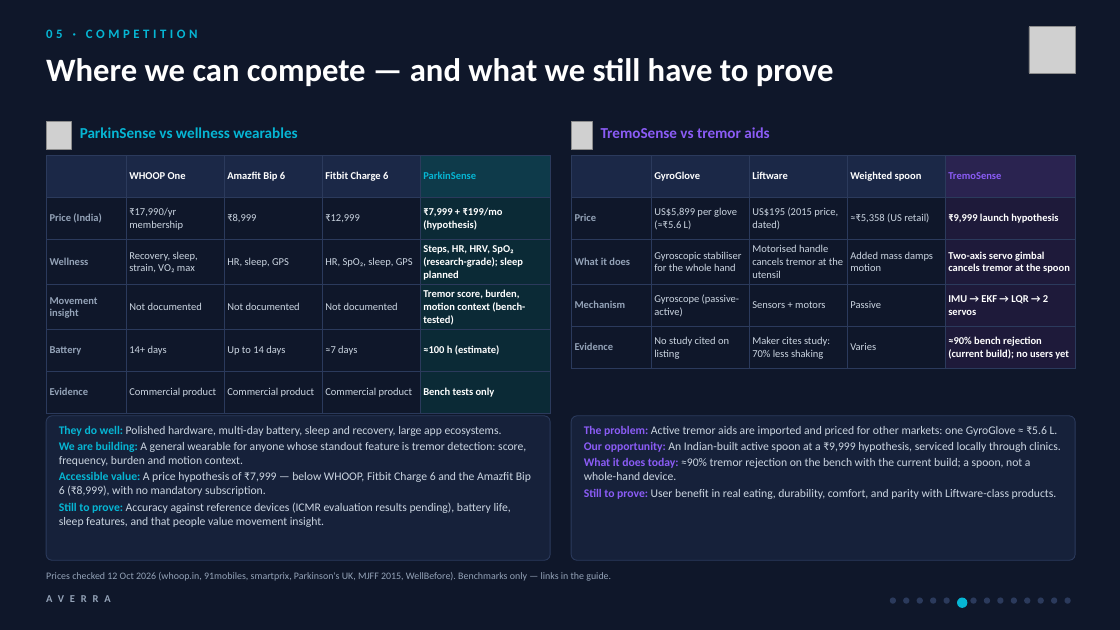
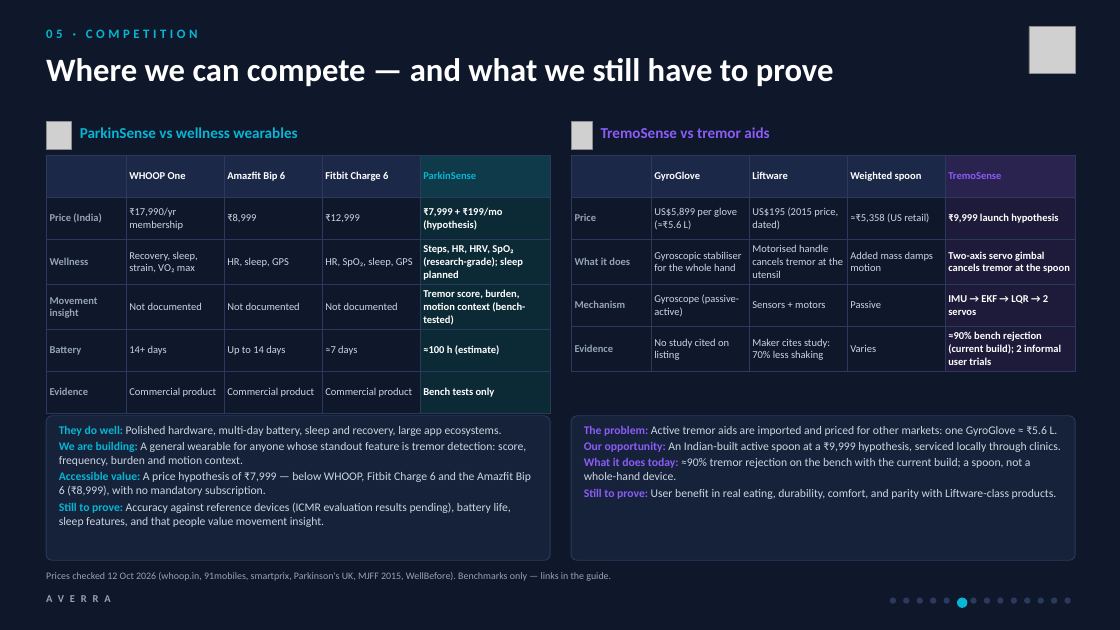
Before and after one commit to sudo-pranshu/AVERRA, a slide deck: slide 6 of deck/AVERRA_Pitch.pptx. Drawn at 1120x630 pixels with LibreOffice and Linux fonts; fonts in the diff are those of the drawing; grey boxes stand for pictures. Boxes give left, top, right and bottom in pixels: in the first picture for what was removed or moved away, otherwise in the second. Text is boxed around its words. In the diff, an @@ line names an element or a change of style, - is before the commit and + after.

```diff
--- a/deck/AVERRA_Pitch.pptx
+++ b/deck/AVERRA_Pitch.pptx
@@ table at (571,155,1076,369) @@
-row 5, column 5: ≈90% bench rejection (current build); no users yet
+row 5, column 5: ≈90% bench rejection (current build); 2 informal user trials
```
Also in this commit, not shown: 9 other slides changed, 13 other files.
